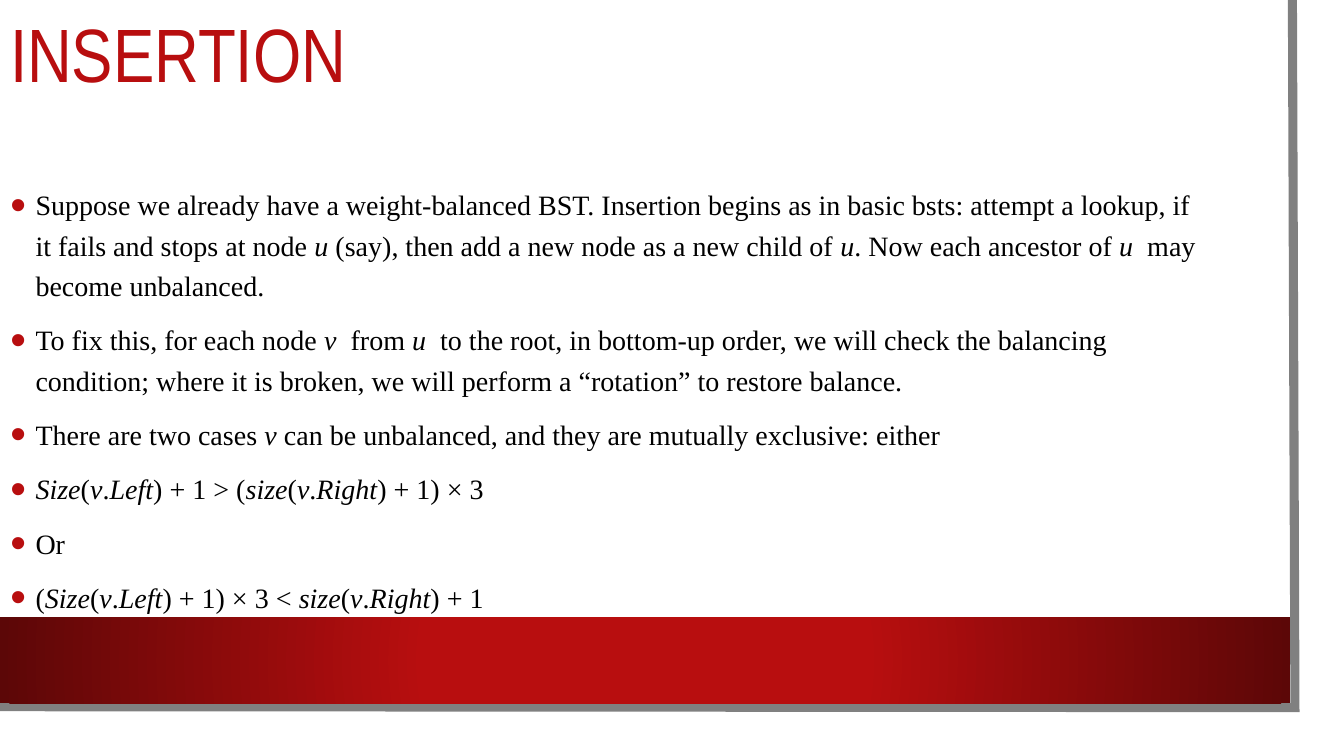
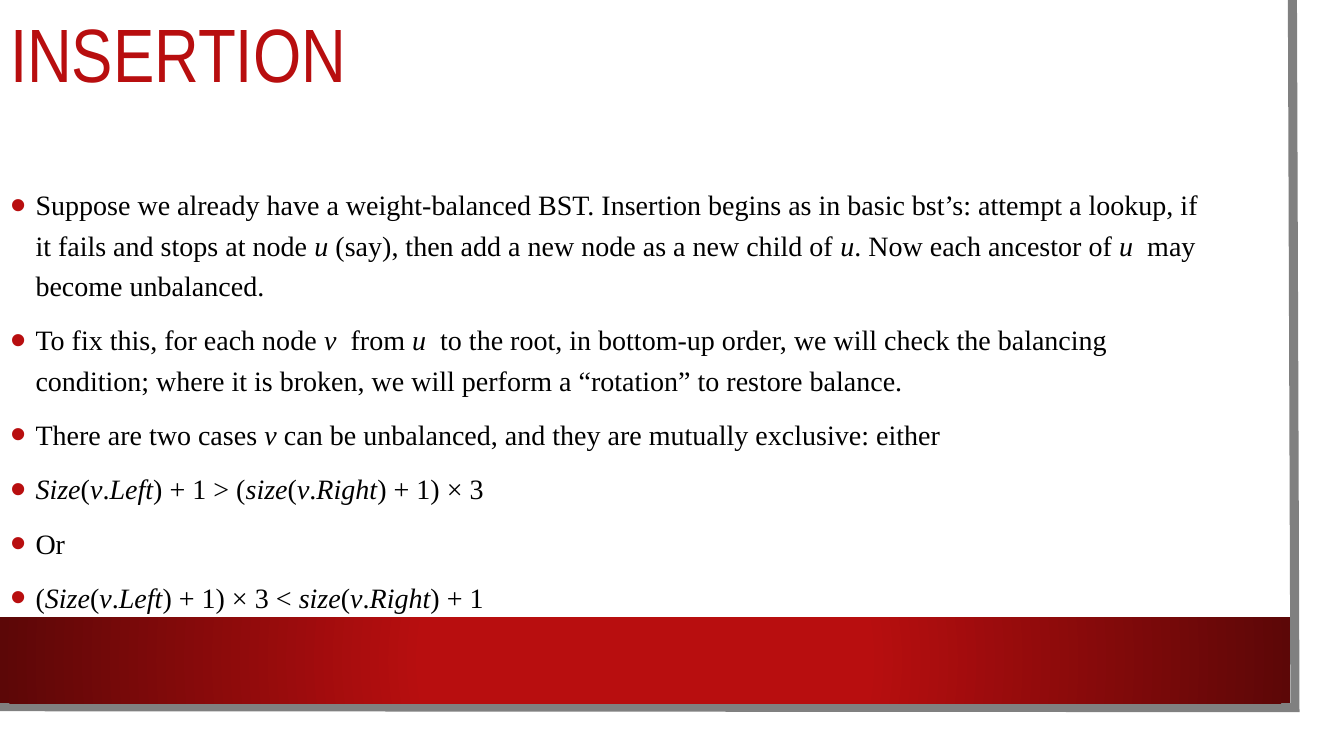
Before and after one commit to ydodeja365/DSA-Weight-Balance-Trees, a slide deck: slide 6 of WBTreeIntro.pptx. Drawn at 1344x756 pixels with LibreOffice and Linux fonts; fonts in the diff are those of the drawing; background and template pictures are left out. Boxes give left, top, right and bottom in pixels: in the first picture for what was removed or moved away, otherwise in the second. Text is boxed around its words. In the diff, an @@ line names an element or a change of style, - is before the commit and + after.

```diff
--- a/WBTreeIntro.pptx
+++ b/WBTreeIntro.pptx
@@ text at [36, 195, 1197, 297]: text changed @@
-• Suppose we already have a weight-balanced BST. Insertion begins as in basic bsts: attempt a lookup, if it fails and stops at node u (say), then add a new node as a new child of u. Now each ancestor of u may become unbalanced.
+• Suppose we already have a weight-balanced BST. Insertion begins as in basic bst’s: attempt a lookup, if it fails and stops at node u (say), then add a new node as a new child of u. Now each ancestor of u may become unbalanced.
```
Also in this commit, not shown: 6 other slides changed.
